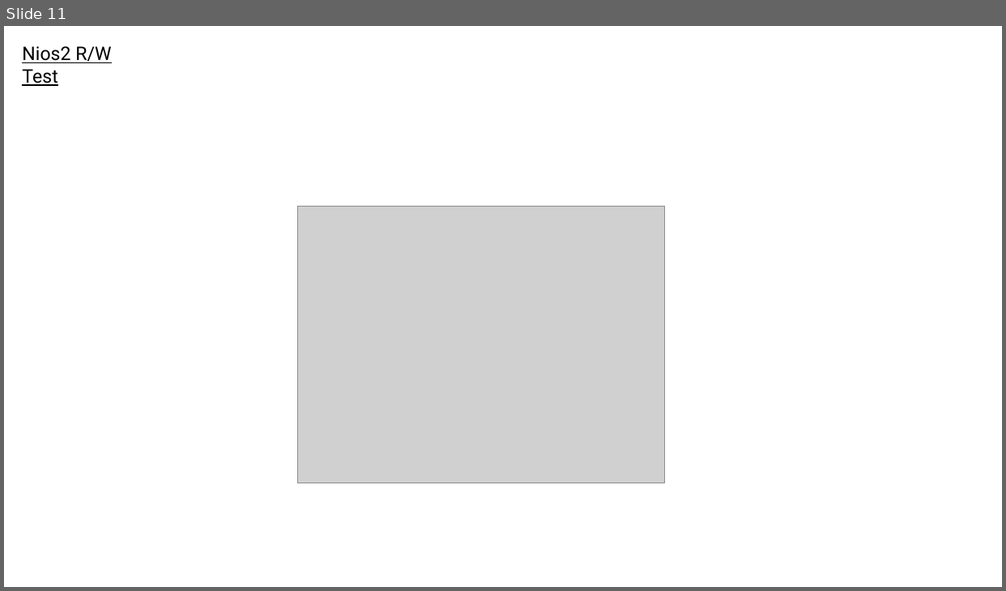
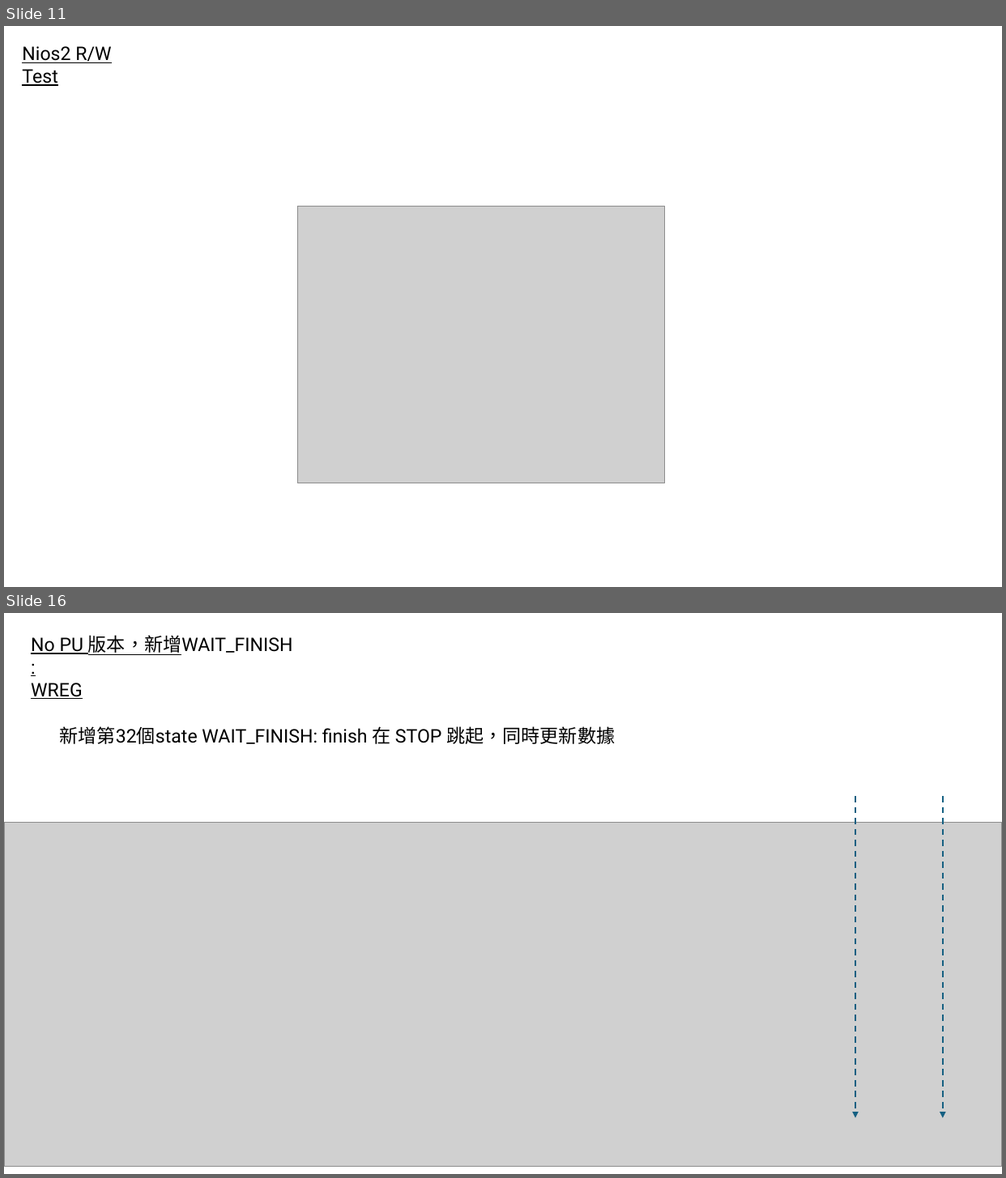
Before and after one commit to adamShiau/adamShiau_FPGA, a slide deck: intel_IP/IRIS/HW_IP/Interface/I2C/V1/I2C_ADXL357.pptx. Shown one above the other, each under a label of ours: slide 11 before the commit, slides 11 and 16 after it; the slides between them are not shown. The pictures are 1006x591 and 1006x1178 pixels, drawn with LibreOffice and Linux fonts; fonts in the diff are those of the drawing; grey boxes stand for pictures. Boxes give left, top, right and bottom in pixels: in the first picture for what was removed or moved away, otherwise in the second. Text is boxed around its words. In the diff, an @@ line names an element or a change of style, - is before the commit and + after.

```diff
--- a/intel_IP/IRIS/HW_IP/Interface/I2C/V1/I2C_ADXL357.pptx
+++ b/intel_IP/IRIS/HW_IP/Interface/I2C/V1/I2C_ADXL357.pptx
@@ slide 16 added at <box>4,613,1002,1174</box>, background #FFFFFF @@
@@ text added at <box>31,635,293,699</box>, 18 pt, text #000000, underline @@
+No PU 版本，新增WAIT_FINISH :
+WREG
@@ text added at <box>60,726,615,744</box>, 18 pt, text #000000 @@
+新增第32個state WAIT_FINISH: finish 在 STOP 跳起，同時更新數據
@@ arrow added from (856, 796) to (856, 1118), #156082 1.5 pt dashed @@
@@ arrow added from (943, 796) to (943, 1118), #156082 1.5 pt dashed @@
@@ picture added at <box>4,823,1002,1167</box> @@
```
Also in this commit, not shown: 11 other slides added, 6 slides removed, 20 other files.
